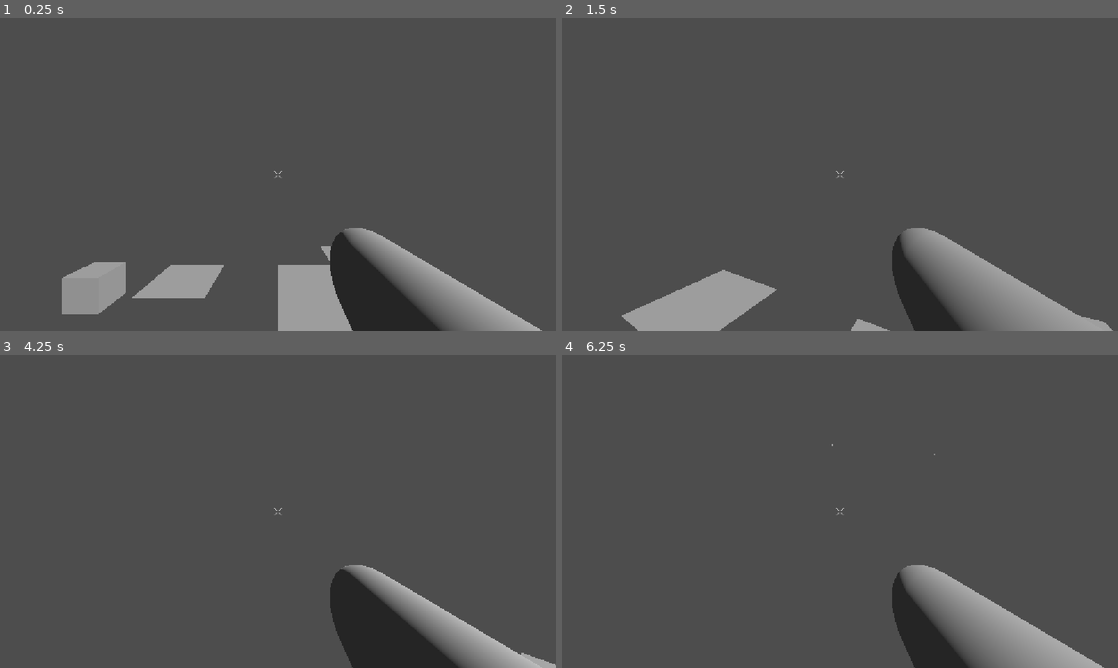
Above: before the commit, frames 1-4 (two rows, left to right).
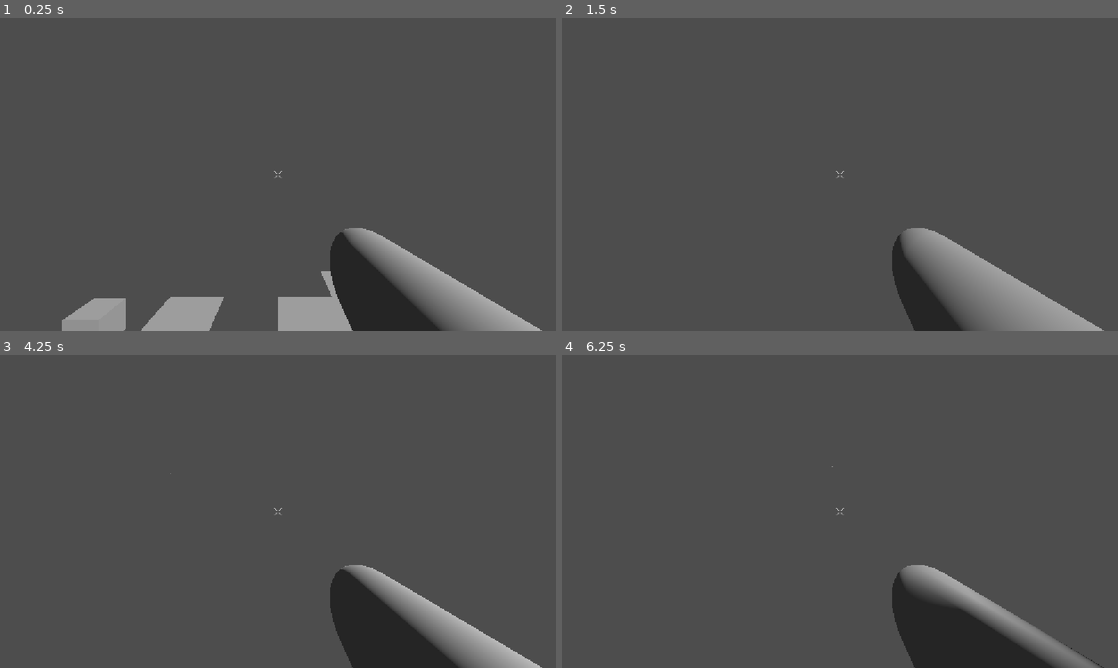
Above: after the commit, the same moments.

Repository: Schlutzkrapfen/RobertsGameJam
Game: Godot game, scene res://Nodes/Levels/Level0.tscn
Two runs of this game, one before a commit and one after it. Both use one fixed random seed, a clock stepped at 60 frames per second and the inputs below.
Inputs (mouse positions are in pixels of both pictures, inside the frame that each line leads up to):
- Up to frame 1 (0.25 s): no input
- Up to frame 2 (1.5 s): move the mouse to (867, 174) at 0.52 s; press the mouse at (867, 174) at 0.53 s; hold W (move_forward) from 0.53 s (still down); tap Space (jump) at 0.77, 0.8, 1.07, 1.35 s; move the mouse to (812, 174) at 1.27 s; release the mouse at (812, 174) at 1.28 s
- Up to frame 3 (4.25 s): keep holding W (move_forward); tap Space (jump) at 1.52, 1.82, 2.3, 3.02, 3.32, 3.5, 3.6, 3.77, 4.07 s; click (250, 511) at 1.55 s; move the mouse to (289, 505) at 2.02 s; press the mouse at (289, 505) at 2.03 s; tap Enter at 2.75 s; move the mouse to (272, 517) at 2.77 s; release the mouse at (272, 517) at 2.78 s; click (272, 517) at 2.85 s; move the mouse to (316, 514) at 3.52 s
- Up to frame 4 (6.25 s): move the mouse to (795, 508) at 4.27 s; click (795, 508) at 4.35 s; tap Space (jump) at 4.52, 4.82, 5.3, 5.75, 5.85, 6.02 s; tap Enter at 5 s; move the mouse to (845, 511) at 5.02 s; press the mouse at (845, 511) at 5.03 s; move the mouse to (817, 505) at 5.77 s; release W (move_forward) at 5.78 s; release the mouse at (817, 505) at 5.78 s; hold D (move_right) from 5.78 s (still down); click (817, 505) at 6.05 s

The runs differ from the first frame. In frame 1, 5.4% of the frame differs, in the area x 11-60%, y 72-100%; in frame 2, 3.3%; in frame 3, 0.1%; in frame 4, 4.2%.

Commit message:
Double Jump + Jump Buffer

Diff:
--- a/Scripts/Player/Player.gd
+++ b/Scripts/Player/Player.gd
@@ -1,5 +1,6 @@
 extends CharacterBody3D
 
+var curJumps = 2
 
 const SPEED:float = 5.0
 const JUMP_VELOCITY:float = 4.5
@@ -28,18 +29,36 @@
 var mouseDelta : Vector2 = Vector2()
 
 #Normal Weapon
+@export_category("Weapon")
 @export var bullet: PackedScene
 @export var muzzle : Node3D
 @export var bulletsPerBurst : int = 3
 @export var burstSpeed : float = 0.05
 @export var burstCooldown : float = 0.5
 @export var tracerSpeed : float = 0.1
-var isShooting : bool = false
 var curShootTimer : float = 0
 var curBurstCountdown : int = bulletsPerBurst - 1
 
+#inputs
+@export_category("Inputs")
+var isShooting : bool = false
+@export var jumpBuffer : float = 0.05
+var curJumpBuffered : float = jumpBuffer
+
 # player components
-@onready var camera: Camera3D= get_node("Camera3D")
+@onready var camera: Camera3D = get_node("Camera3D")
+
+func _process(delta):
+	controll_camera(delta)
+	if(isShooting):
+		shoot(delta)
+
+	curJumpBuffered -= delta
+	if(Input.is_action_just_pressed("jump")):
+		curJumpBuffered = jumpBuffer
+
+	if(is_on_floor()):
+		curJumps = 2
 
 func _physics_process(delta: float) -> void:
 	# Add the gravity.
@@ -47,8 +66,10 @@
 		velocity += get_gravity() * delta
 
 	# Handle jump.
-	if Input.is_action_just_pressed("jump") and is_on_floor():
+	if curJumpBuffered >= 0 and curJumps > 0:
+		curJumpBuffered = -1
 		velocity.y = JUMP_VELOCITY
+		curJumps -= 1
 
 	# Get the input direction and handle the movement/deceleration.
 	# As good practice, you should replace UI actions with custom gameplay actions.
@@ -84,11 +105,6 @@
 
 	# reset the mouse delta vector
 	mouseDelta = Vector2()
-
-func _process(delta):
-	controll_camera(delta)
-	if(isShooting):
-		shoot(delta)
 
 func shoot(delta):
 	curShootTimer -= delta
